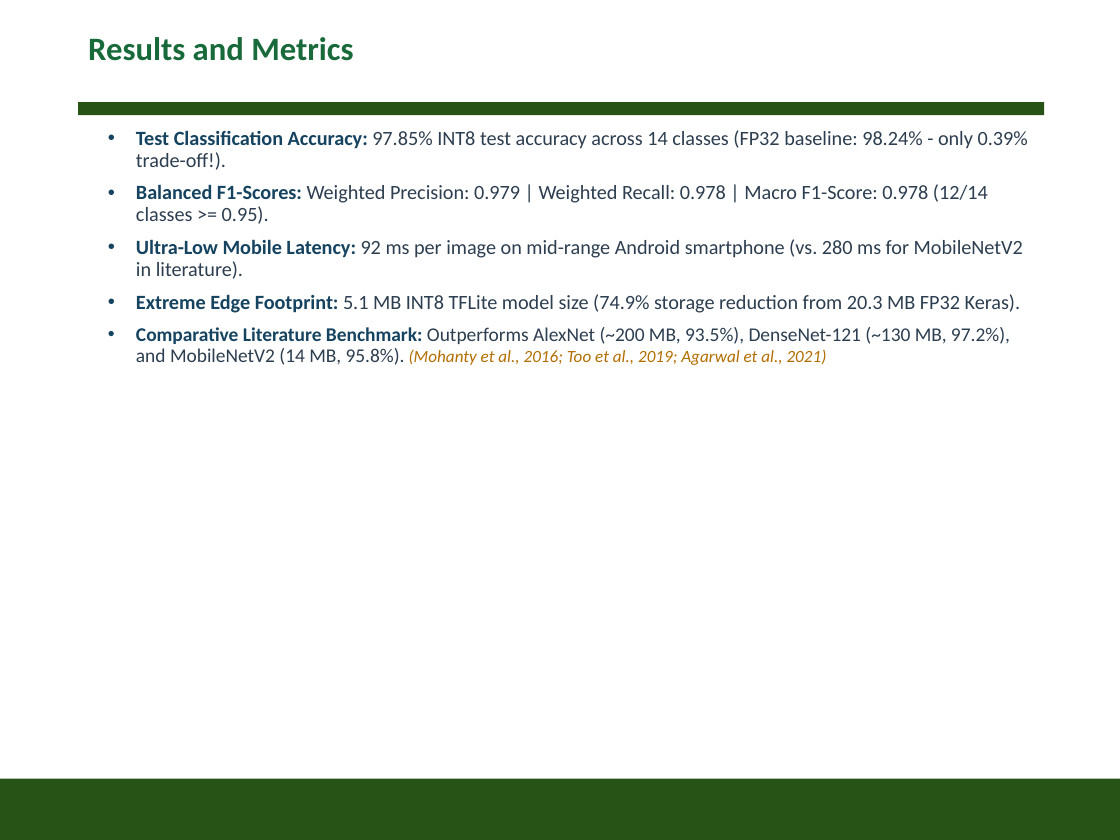
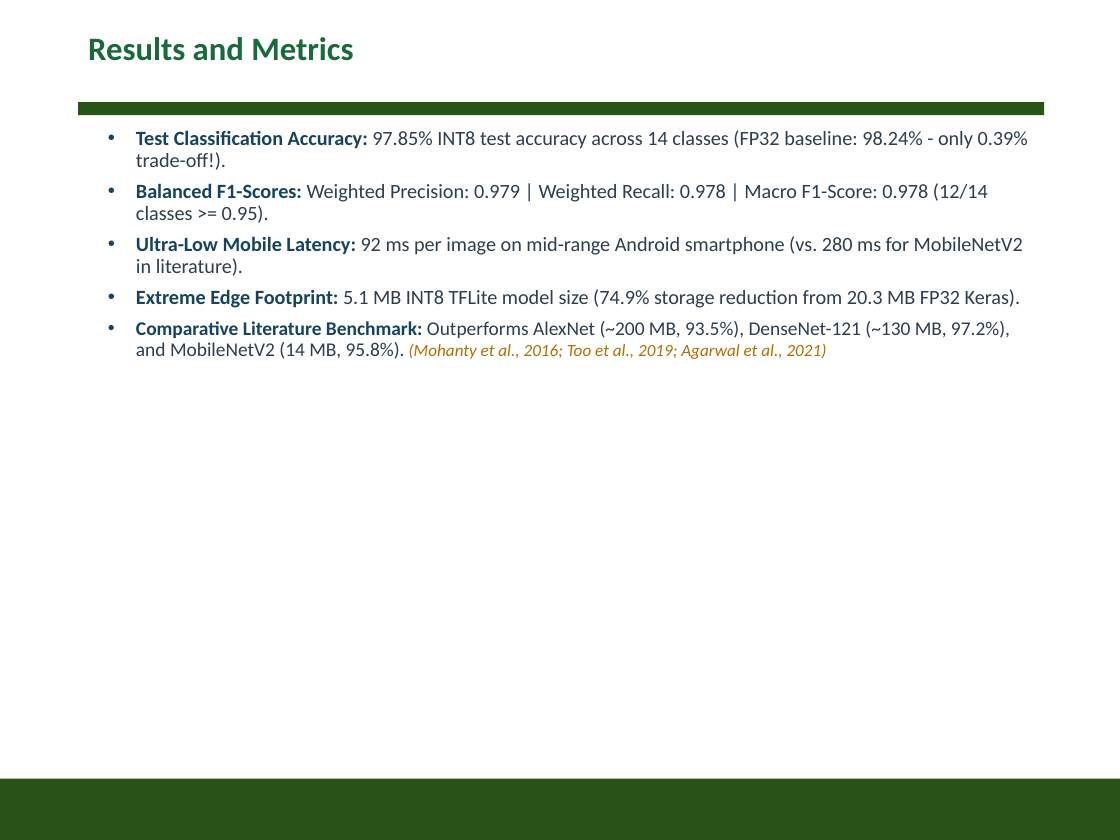
Before and after one commit to Linkindadaba/crop-disease-detection-app-tomato-maize-, a slide deck: slide 13 of Power Point Templete.pptx. Drawn at 1120x840 pixels with LibreOffice and Linux fonts; fonts in the diff are those of the drawing; background and template pictures are left out. Boxes give left, top, right and bottom in pixels: in the first picture for what was removed or moved away, otherwise in the second. Text is boxed around its words. In the diff, an @@ line names an element or a change of style, - is before the commit and + after.

```diff
--- a/Power Point Templete.pptx
+++ b/Power Point Templete.pptx
@@ text "Test Classification Accuracy: 97.85% INT8 ..." at <box>136,130,1028,359</box>: less space between paragraphs @@
```
Also in this commit, not shown: 8 other slides changed, 1 other file.
